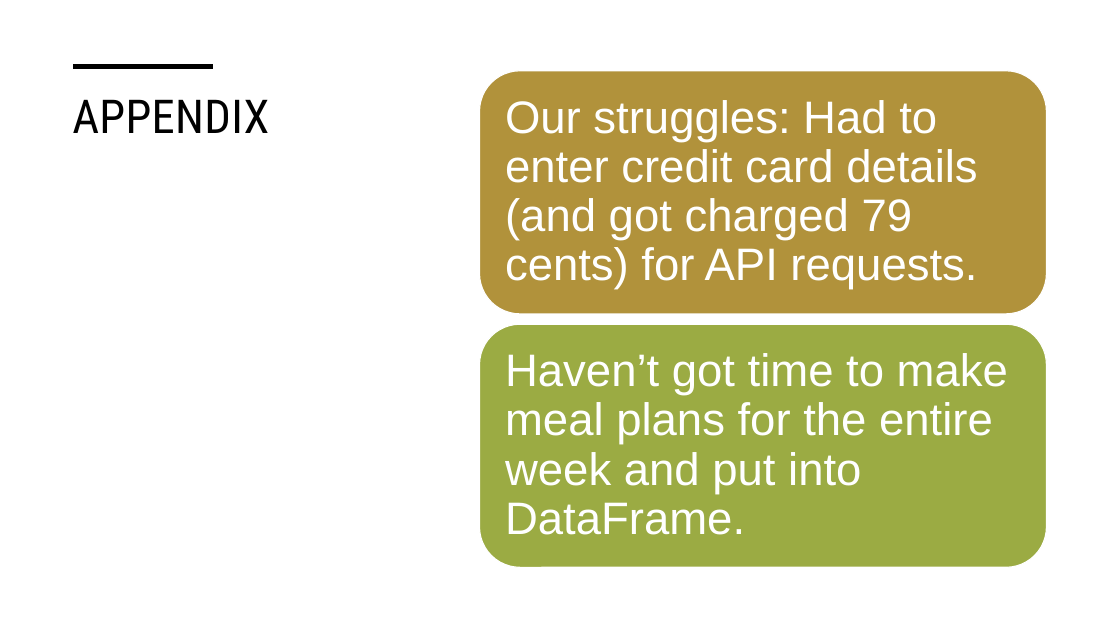
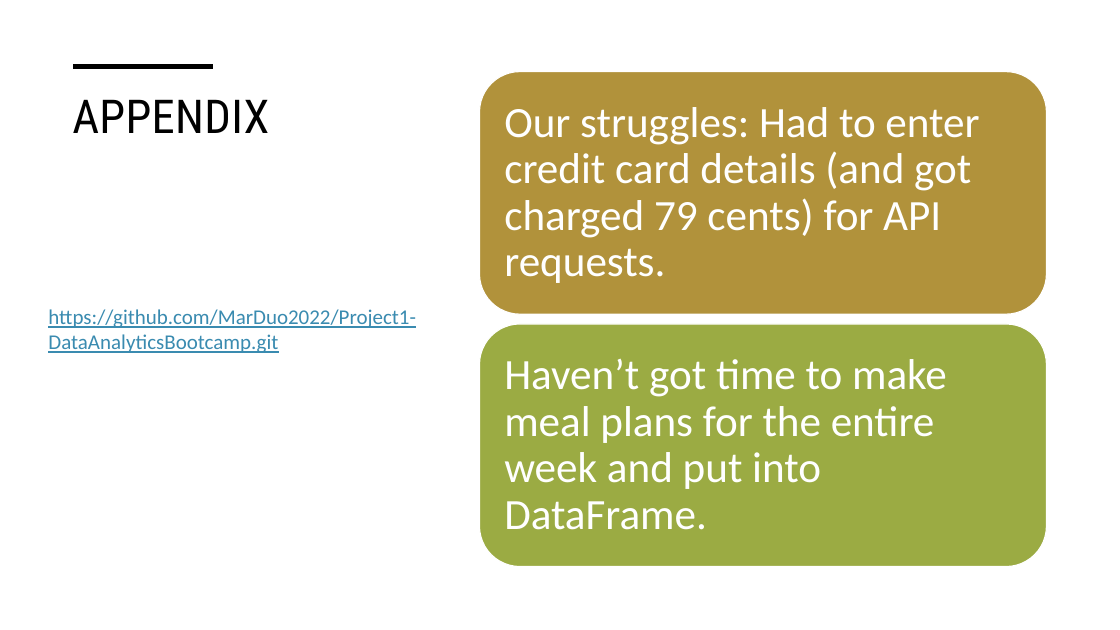
Before and after one commit to MarDuo2022/International-food-API, a slide deck: slide 14 of PP_group 5_HUNGRY GROUP.pptx (slide 13 before the commit). Drawn at 1120x630 pixels with LibreOffice and Linux fonts; fonts in the diff are those of the drawing. Boxes give left, top, right and bottom in pixels: in the first picture for what was removed or moved away, otherwise in the second. Text is boxed around its words. In the diff, an @@ line names an element or a change of style, - is before the commit and + after.

```diff
--- a/PP_group 5_HUNGRY GROUP.pptx
+++ b/PP_group 5_HUNGRY GROUP.pptx
@@ text "Our struggles: Had to enter ..." at [504,107,979,283]: size 39 to 37 pt, font Arial to Calibri @@
@@ text added at [48,309,416,353], 18 pt, text #3A8BB0, underline @@
+https://github.com/MarDuo2022/Project1-DataAnalyticsBootcamp.git
@@ text "Haven’t got time to make ..." at [504,359,947,530]: size 39 to 37 pt, font Arial to Calibri @@
```
Also in this commit, not shown: 1 other slide changed, 1 slide added, 2 other files.
